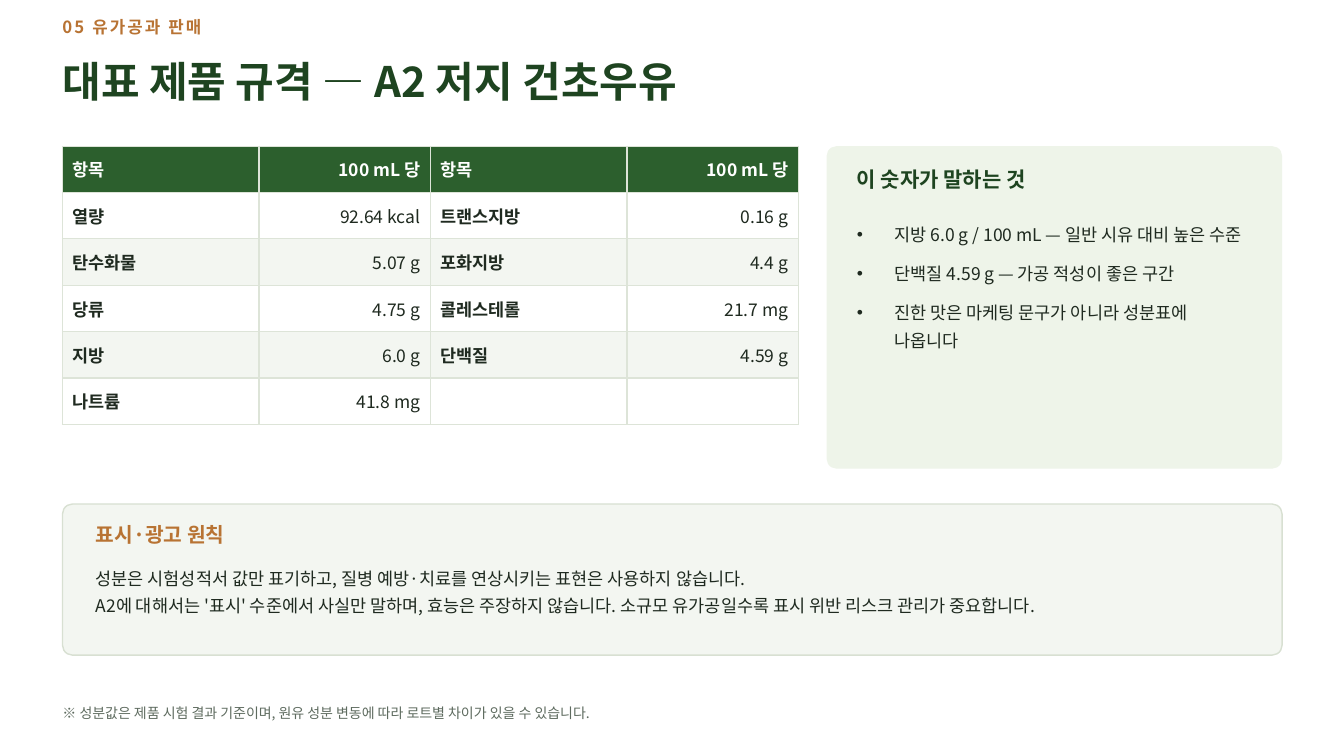
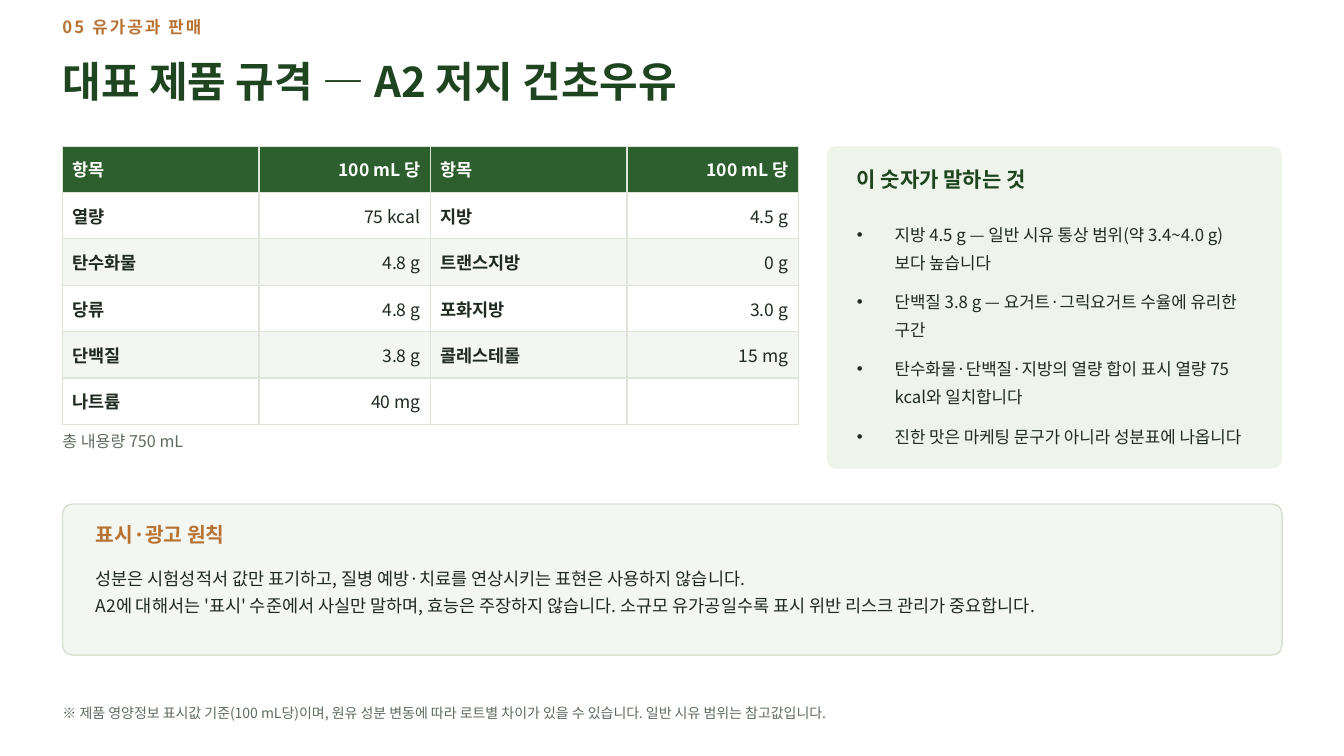
Before and after one commit to hhj3150/Dr-Ha--agent, a slide deck: slide 32 of deliverables/2026-08-10-nias-seminar/저지종_유가공목장_운영_현장사례.pptx. Drawn at 1344x756 pixels with LibreOffice and Linux fonts; fonts in the diff are those of the drawing. Boxes give left, top, right and bottom in pixels: in the first picture for what was removed or moved away, otherwise in the second. Text is boxed around its words. In the diff, an @@ line names an element or a change of style, - is before the commit and + after.

```diff
--- a/deliverables/2026-08-10-nias-seminar/저지종_유가공목장_운영_현장사례.pptx
+++ b/deliverables/2026-08-10-nias-seminar/저지종_유가공목장_운영_현장사례.pptx
@@ table at [63,146,799,417] @@
-row 2: 열량 | 92.64 kcal | 트랜스지방 | 0.16 g
+row 2: 열량 | 75 kcal | 지방 | 4.5 g
-row 3: 탄수화물 | 5.07 g | 포화지방 | 4.4 g
+row 3: 탄수화물 | 4.8 g | 트랜스지방 | 0 g
-row 4: 당류 | 4.75 g | 콜레스테롤 | 21.7 mg
+row 4: 당류 | 4.8 g | 포화지방 | 3.0 g
-row 5: 지방 | 6.0 g | 단백질 | 4.59 g
+row 5: 단백질 | 3.8 g | 콜레스테롤 | 15 mg
-row 6, column 2: 41.8 mg
+row 6, column 2: 40 mg
@@ text at [895,227,1237,405]: text changed; size 12.5 to 12 pt @@
-• 지방 6.0 g / 100 mL — 일반 시유 대비 높은 수준
-• 단백질 4.59 g — 가공 적성이 좋은 구간
+• 지방 4.5 g — 일반 시유 통상 범위(약 3.4~4.0 g)보다 높습니다
+• 단백질 3.8 g — 요거트·그릭요거트 수율에 유리한 구간
+• 탄수화물·단백질·지방의 열량 합이 표시 열량 75 kcal와 일치합니다
@@ text added at [62,433,184,448], 11.5 pt, text #5E6B5F @@
+총 내용량 750 mL
@@ text at [895,429,1242,445]: size 12.5 to 12 pt in "진한 맛은 마케팅 문구가 아니라 성분표에 나옵니다" @@
@@ text at [80,706,826,721]: text changed @@
-※ 성분값은 제품 시험 결과 기준이며, 원유 성분 변동에 따라 로트별 차이가 있을 수 있습니다.
+※ 제품 영양정보 표시값 기준(100 mL당)이며, 원유 성분 변동에 따라 로트별 차이가 있을 수 있습니다. 일반 시유 범위는 참고값입니다.
```
Also in this commit, not shown: 2 other slides changed, 2 slides added, 3 other files.
